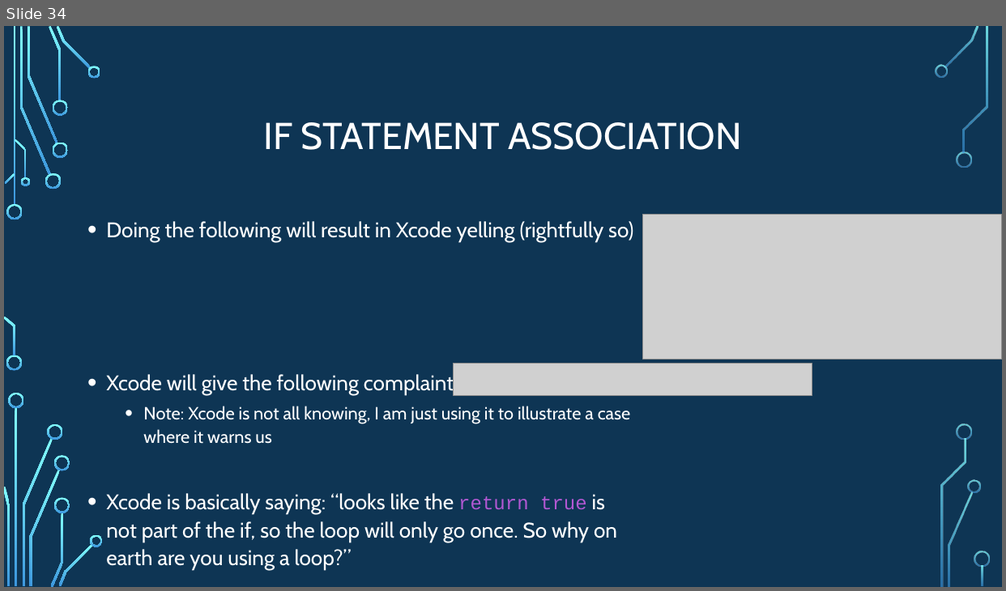
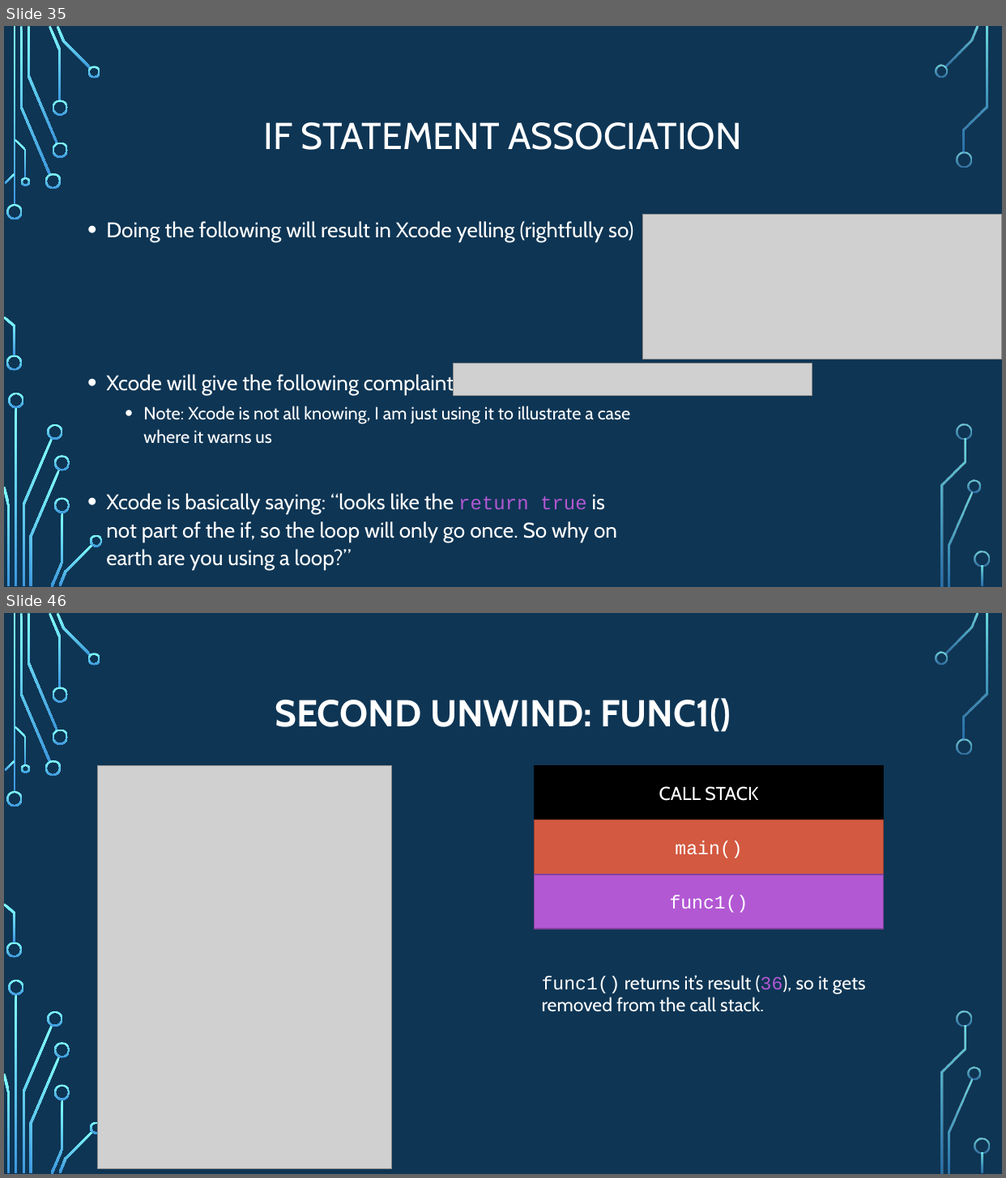
Before and after one commit to psypdt/ZIS_C-_Summer_Course_2019, a slide deck: Day_4/Day_4.pptx. Shown one above the other, each under a label of ours: slide 34 before the commit, slides 35 and 46 after it; the slides between them are not shown. The pictures are 1006x591 and 1006x1178 pixels, drawn with LibreOffice and Linux fonts; fonts in the diff are those of the drawing; grey boxes stand for pictures; background and template pictures are left out. Boxes give left, top, right and bottom in pixels: in the first picture for what was removed or moved away, otherwise in the second. Text is boxed around its words. In the diff, an @@ line names an element or a change of style, - is before the commit and + after.

```diff
--- a/Day_4/Day_4.pptx
+++ b/Day_4/Day_4.pptx
@@ slide 46 added at (4,613,1002,1174), background picture (left out); not listed: 36 template elements that a slide beside it also shows @@
@@ title added at (275,698,731,732), 36 pt, text #FFFFFF, bold @@
+SECOND UNWIND: FUNC1()
@@ picture added at (98,766,392,1169) @@
@@ rectangle added at (534,766,883,820), fill #000000, outline #000000 1.25 pt, 18 pt, text #FFFFFF @@
+CALL STACK
@@ rectangle added at (534,820,883,875), fill #D35940, outline #9C422F 1.25 pt, 18 pt, text #FFFFFF @@
+main()
@@ rectangle added at (534,875,883,929), fill #B258D3, outline #84419C 1.25 pt, 18 pt, text #FFFFFF @@
+func1()
@@ text added at (542,975,866,1012), 18 pt, text #FFFFFF @@
+func1() returns it’s result (36), so it gets removed from the call stack.
@@ what was slide 34 is now slide 35 @@
```
Also in this commit, not shown: 1 slide changed, 13 other slides added.
